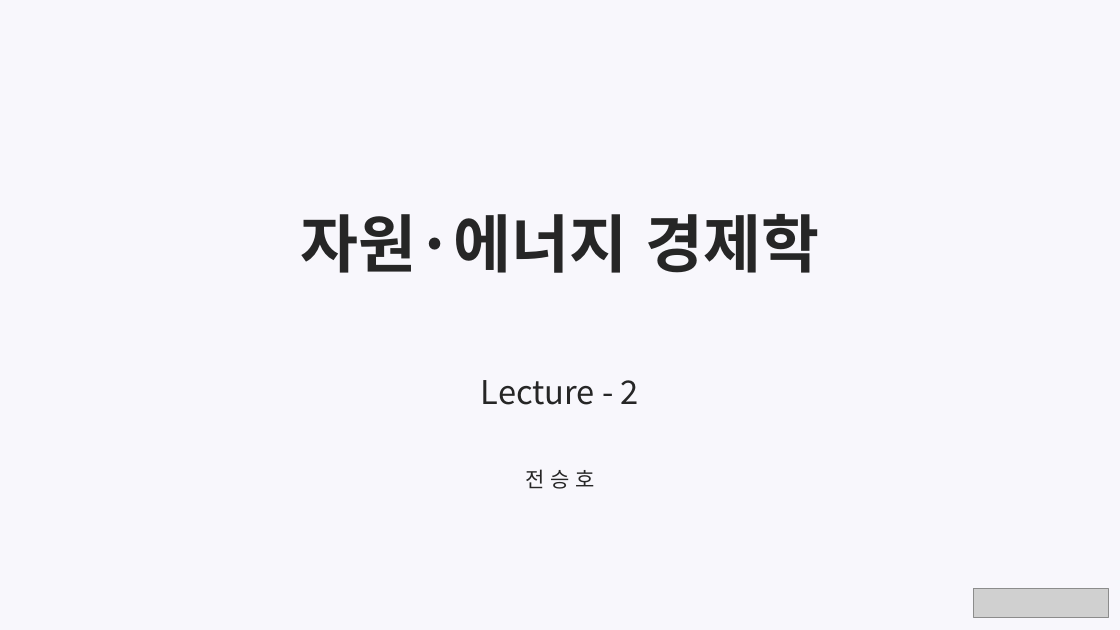
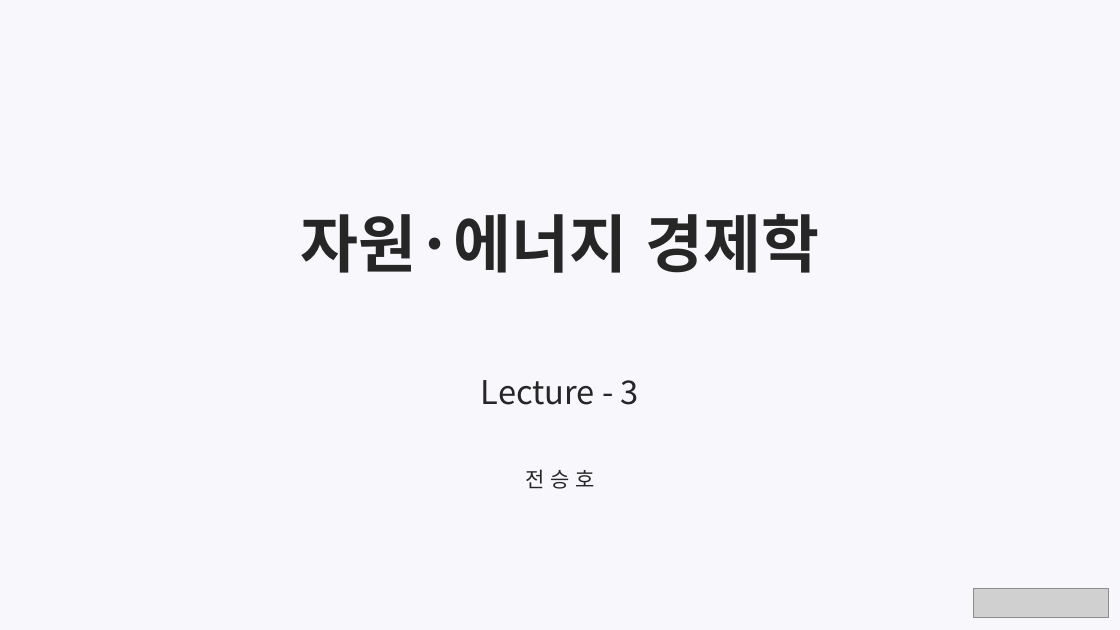
Before and after one commit to meandthey/Teaching, a slide deck: slide 1 of 에너지경제학/자원에너지경제학_Chapter_3 (가스).pptx. Drawn at 1120x630 pixels with LibreOffice and Linux fonts; fonts in the diff are those of the drawing; grey boxes stand for pictures. Boxes give left, top, right and bottom in pixels: in the first picture for what was removed or moved away, otherwise in the second. Text is boxed around its words. In the diff, an @@ line names an element or a change of style, - is before the commit and + after.

```diff
--- a/에너지경제학/자원에너지경제학_Chapter_3 (가스).pptx
+++ b/에너지경제학/자원에너지경제학_Chapter_3 (가스).pptx
@@ subtitle at (481,380,639,405): text changed @@
-Lecture - 2
+Lecture - 3
```
Also in this commit, not shown: 4 slides added, 4 other files.
